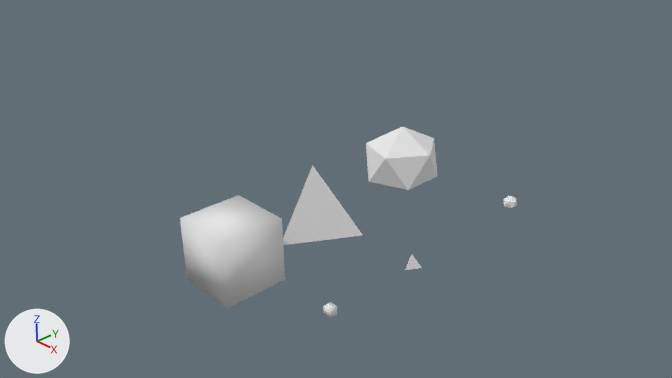
Renders of the Blender file Project/Assets/Art/Maps/hedrons.blend from each side of a commit.
Before and after are seen from the file's camera 'Camera'. Arrows for +X, +Y and +Z are at lower left; the lights stay in place.

Names of what the first picture shows: 'Hexa', 'HexaBullet', 'Iso', 'IsoBullet', 'Tetra', 'TetraBullet'.
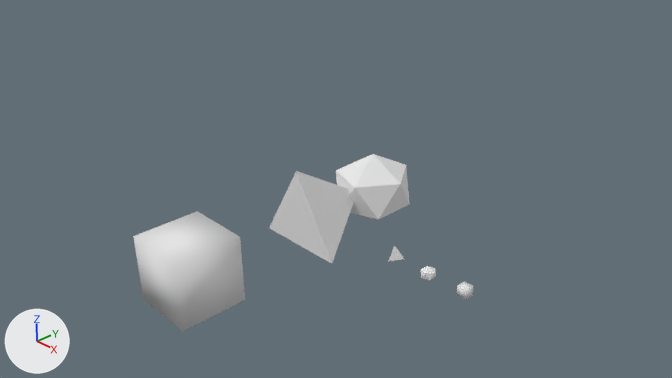
Where the newer file only moved an object's origin or applied its transform, the numbers keep the older frame.

Boxes (x1, y1, x2, y2) around the edits, measured in the pictures (672 x 378 px):
'Hexa', mesh moved
    before: (180, 195, 285, 308)
    after: (133, 211, 245, 331)
'Tetra', reshaped (7% wider, 15% taller)
    before: (283, 165, 362, 245)
    after: (269, 171, 354, 263)
'Iso', deleted
    before: (366, 127, 438, 192)
'Icona', added
    after: (336, 154, 410, 220)
'HexaBullet', mesh rescaled (20% wider, 18% taller)
    before: (323, 302, 337, 318)
    after: (457, 281, 474, 300)
'TetraBullet', mesh moved
    before: (405, 255, 422, 270)
    after: (388, 246, 404, 261)
'IconaBullet', added
    after: (421, 266, 436, 280)
'IsoBullet', deleted
    before: (503, 196, 517, 208)

The change, as a list of edits to the scene's bpy script:
```text
Change me_cube_004:
    where me_cube_004.from_pydata(...)  # 4 vertices, 4 faces; spans x -1.0..1.0, y -1.24..0.76, z -0.52..1.48
    used by ob_tetrabullet; location = (1.98, 0.0, 0.0); scale = (0.121, 0.102, 0.102)
    me_cube_004 part 1: the whole mesh is moved by (-2.59, 0.0, 0.0)
Change me_cube_003:
    where me_cube_003.from_pydata(...)  # 8 vertices, 6 faces; spans x -1.0..1.0, y -1.0..1.0, z -1.0..1.0
    used by ob_hexabullet; location = (2.0, -1.52, 0.0); scale = (0.0609, 0.0609, 0.0609)
    me_cube_003 part 2: the whole mesh is scaled about its middle by 1.2, then moved by (14.6, 24.9, 0.0)
Change me_cube_002:
    where me_cube_002.from_pydata(...)  # 4 vertices, 4 faces; spans x -1.0..1.0, y -1.24..0.76, z -0.52..1.48
    used by ob_tetra; location = (0.0, 0.0, 0.0); scale = (0.65, 0.55, 0.55)
    me_cube_002 part 3
    me_cube_002.vertices[0].co: (0.0, -1.24, -0.52) -> (0.0, -0.58, 1.5)  # not seen -> pixel (296, 170)
    me_cube_002.vertices[1].co: (-1.0, 0.76, -0.52) -> (-1.14, -0.58, -0.78)  # not seen -> pixel (268, 228)
    me_cube_002.vertices[2].co: (1.0, 0.76, -0.52) -> (1.14, -0.58, -0.78)  # pixel (363, 235) -> pixel (332, 263)
    me_cube_002.vertices[3].co: (0.0, 0.0, 1.48) -> (0.0, 1.7, 0.08)  # pixel (312, 165) -> not seen
Change me_cube:
    where me_cube.from_pydata(...)  # 8 vertices, 6 faces; spans x -1.0..1.0, y -1.0..1.0, z -1.0..1.0
    used by ob_hexa; location = (0.0, -1.52, 0.0); scale = (0.5, 0.5, 0.5)
    me_cube part 4: the whole mesh is moved by (0.0, -1.42, 0.0)
Add me_icosphere_001_1:
    me_icosphere_001_1.from_pydata(...)  # an icosphere of 20 faces spanning x -0.6..0.6, y -0.6..0.6, z -0.6..0.6
    me_icosphere_001_1.materials.append(mat_material_002)  # white #e7e7e7
Add me_icosphere_002_1:
    me_icosphere_002_1.from_pydata(...)  # an icosphere of 20 faces spanning x -0.102..0.102, y -0.102..0.102, z -0.102..0.102
    me_icosphere_002_1.materials.append(mat_material_005)  # white #e7e7e7
Remove ob_isobullet:
    ob_isobullet = bpy.data.objects.new('IsoBullet', me_icosphere_002)
    ob_isobullet.location = (2.17, 1.98, 0.28)
    ob_isobullet.scale = (0.115, 0.12, 0.102)
Remove ob_iso:
    ob_iso = bpy.data.objects.new('Iso', me_icosphere_001)
    ob_iso.location = (0.0, 1.98, 0.28)
    ob_iso.scale = (0.671, 0.705, 0.6)
Add ob_icona:
    ob_icona = bpy.data.objects.new('Icona', me_icosphere_001_1)
    ob_icona.location = (0.0, 1.29, 0.0)
Add ob_iconabullet:
    ob_iconabullet = bpy.data.objects.new('IconaBullet', me_icosphere_002_1)
    ob_iconabullet.location = (2.3, -0.02, 0.0)
```
